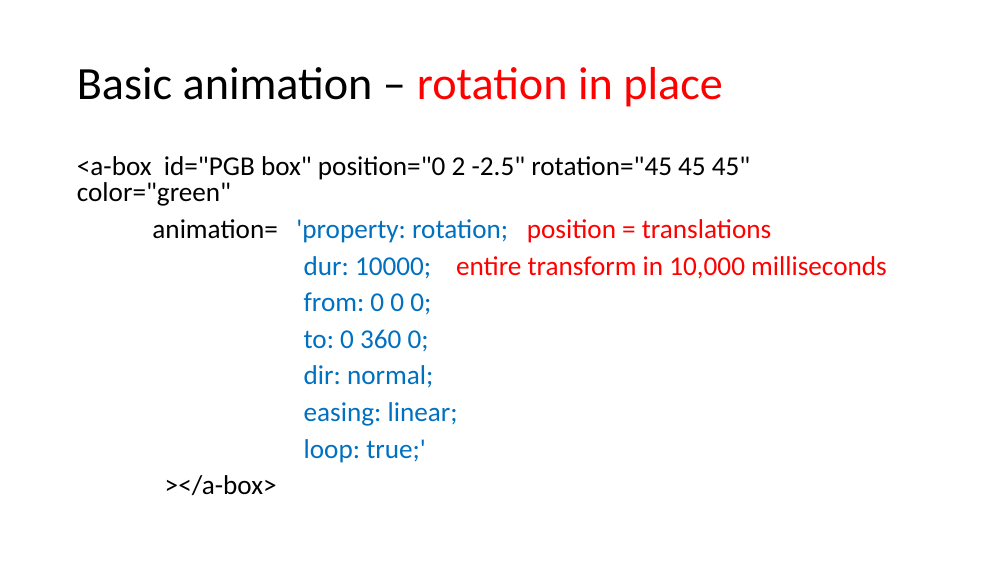
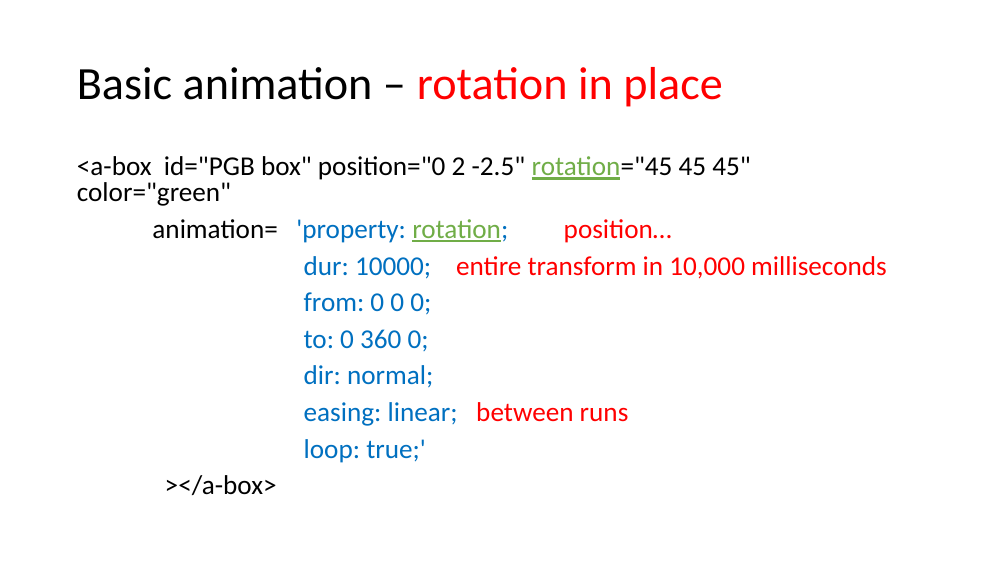
Before and after one commit to wonder-phil/UEMCON-2025, a slide deck: slide 9 of p04/A-frame-moving-geometric-objects.pptx. Drawn at 1008x567 pixels with LibreOffice and Linux fonts; fonts in the diff are those of the drawing. Boxes give left, top, right and bottom in pixels: in the first picture for what was removed or moved away, otherwise in the second. Text is boxed around its words. In the diff, an @@ line names an element or a change of style, - is before the commit and + after.

```diff
--- a/p04/A-frame-moving-geometric-objects.pptx
+++ b/p04/A-frame-moving-geometric-objects.pptx
@@ text at [77, 156, 750, 206]: text colour #000000 to #70AD47, underline on in "rotation="45" @@
@@ text at [152, 219, 672, 243]: text changed; text colour #FF0000 to #0070C0 @@
-animation= 'property: rotation; position = translations
+animation= 'property: rotation; position…
@@ text at [304, 402, 629, 426]: text changed @@
-easing: linear;
+easing: linear; between runs
```
Also in this commit, not shown: 8 other files.
